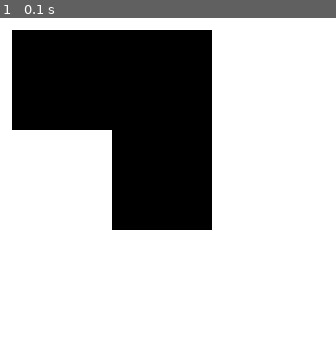
Above: before the commit, frame 1.
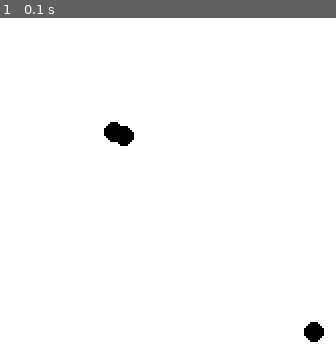
Above: after the commit, the same moment.

Repository: Usagi8P/animation_tests
Game: pygame game, started from pygame_version.py
The game is run twice, just before and just after one commit, with the same random seed, the same clock (stepped at 60 frames per second) and the same inputs.
Inputs:
- Up to frame 1 (0.1 s): no input

The runs differ from the first frame. In frame 1, 27% of the frame differs, in the area x 3-97%, y 3-97%.

Commit message:
Make circle sprites for pygame version

Diff:
--- a/matplotlib_version.py
+++ b/matplotlib_version.py
@@ -3,7 +3,7 @@
 from random import choice, random
 
 def plt_artist_anim():
-    n_itertions = 5000
+    n_itertions = 500
 
     points_x = [0,2,4]
     points_y = [0,3,0]
--- a/pygame_version.py
+++ b/pygame_version.py
@@ -2,24 +2,27 @@
 from pygame.locals import *
 
 class Point(pygame.sprite.Sprite):
-    def __init__(self,x_loc, y_loc,surface):
+    def __init__(self,x_loc, y_loc, radius):
         super().__init__()
-        self.surface = pygame.Surface((50,50))
-        self.shape = pygame.draw.circle(surface, (0,0,0), center=(x_loc, y_loc), radius = 1)
-        # self.rect = self.surface.get_rect(center=(x_loc, y_loc))
+        self.image = pygame.Surface((radius*2,radius*2),flags=pygame.SRCALPHA)
+        self.rect = self.image.get_rect(center = (x_loc, y_loc))
+        self.image.fill((255,255,255,0.0))
+        pygame.draw.circle(self.image, (0,0,0), center=(radius, radius), radius = radius)
 
 def pygame_anim():
     pygame.init()
 
     frames_per_sec = 60
+    window = (480,480)
 
     frame_rate = pygame.time.Clock()
-    screen = pygame.display.set_mode((480, 480), pygame.SCALED)
+    screen = pygame.display.set_mode(window, pygame.SCALED)
     pygame.display.set_caption("Sierpinski Triangle")
 
-    p1 = Point(100,100, screen)
-    p2 = Point(50,50,screen)
-    p3 = Point(100,50, screen)
+    radius = 5
+    p1 = Point(100,100, radius)
+    p2 = Point(200,200,radius)
+    p3 = Point(105,102, radius)
 
     all_points = pygame.sprite.Group()
     all_points.add(p1)
@@ -33,10 +36,9 @@
 
         screen.fill((255,255,255))
 
-        for point in all_points:
-            screen.blit(point.surface, point.shape)
+        all_points.draw(screen)
 
-        pygame.display.update()
+        pygame.display.flip()
         frame_rate.tick(frames_per_sec)
 
 
